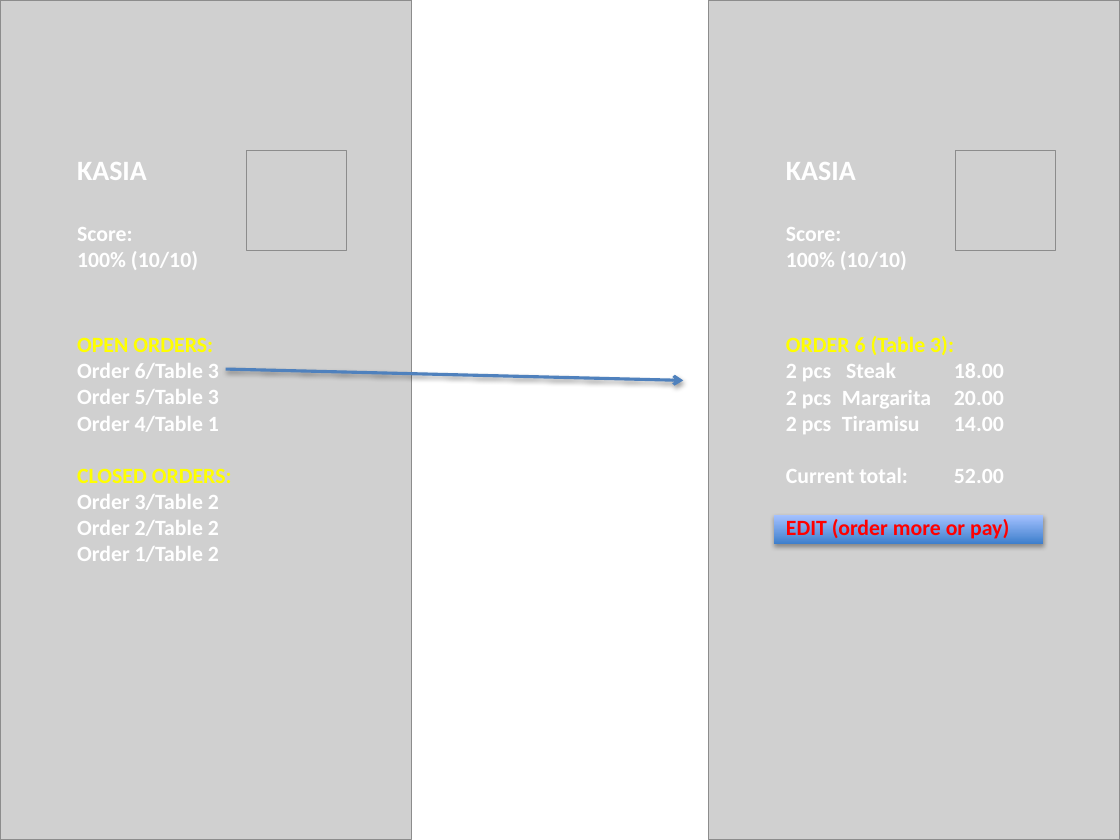
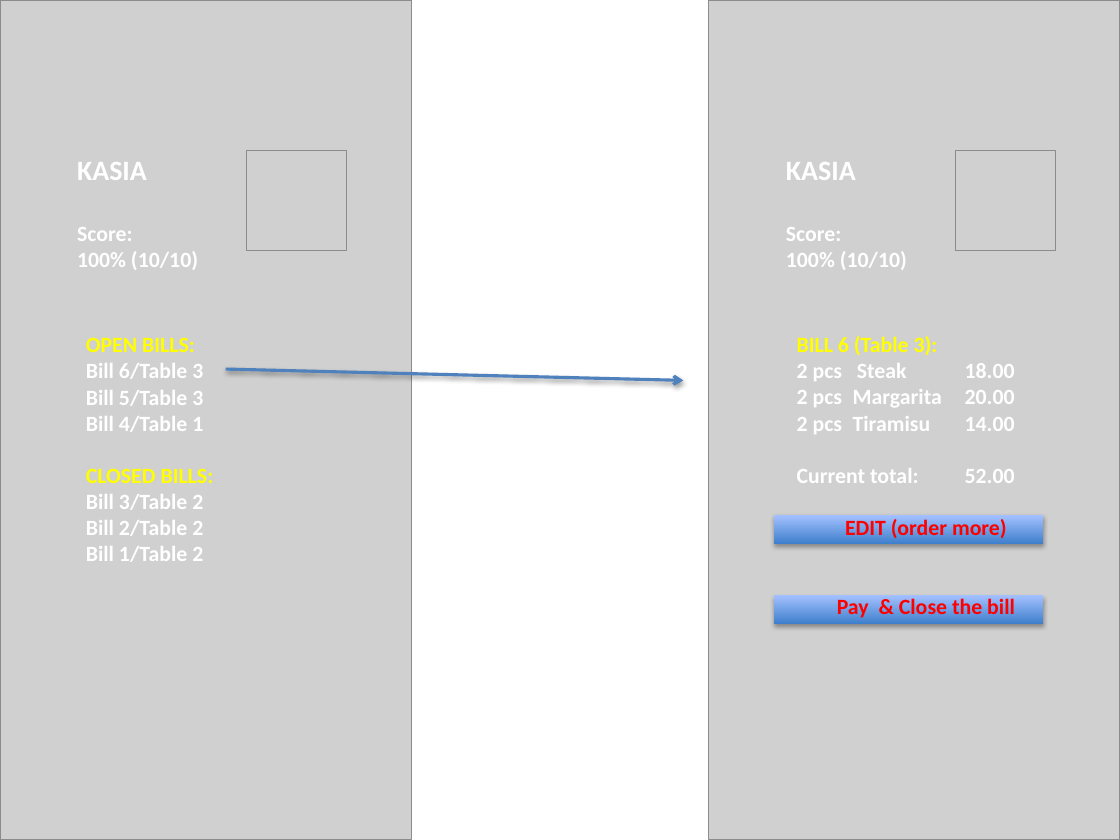
Before and after one commit to orbitka/RESTaurantApp, a slide deck: slide 10 of ERD+wireframes.pptx (slide 9 before the commit). Drawn at 1120x840 pixels with LibreOffice and Linux fonts; fonts in the diff are those of the drawing; grey boxes stand for pictures. Boxes give left, top, right and bottom in pixels: in the first picture for what was removed or moved away, otherwise in the second. Text is boxed around its words. In the diff, an @@ line names an element or a change of style, - is before the commit and + after.

```diff
--- a/ERD+wireframes.pptx
+++ b/ERD+wireframes.pptx
@@ text "BILL 6 (Table 3):": place and size @@
-text "BILL 6 (Table 3):" at box(786, 336, 1009, 542)
+text "BILL 6 (Table 3):" at box(797, 336, 1015, 620)
@@ text at box(86, 337, 214, 562): text changed @@
-OPEN ORDERS:
-Order 6/Table 3
-Order 5/Table 3
-Order 4/Table 1
-CLOSED ORDERS:
-Order 3/Table 2
-Order 2/Table 2
-Order 1/Table 2
+OPEN BILLS:
+Bill 6/Table 3
+Bill 5/Table 3
+Bill 4/Table 1
+CLOSED BILLS:
+Bill 3/Table 2
+Bill 2/Table 2
+Bill 1/Table 2
@@ text at box(797, 336, 938, 355): text changed @@
-ORDER 6 (Table 3):
+BILL 6 (Table 3):
@@ text at box(837, 517, 1015, 620): text changed @@
-EDIT (order more or pay)
+EDIT (order more)
+Pay & Close the bill
@@ rectangle added at box(774, 595, 1043, 624), fill gradient #3F80CE to #A4C4FF @@
```
Also in this commit, not shown: 8 other slides changed, 1 slide added, 17 other files.
